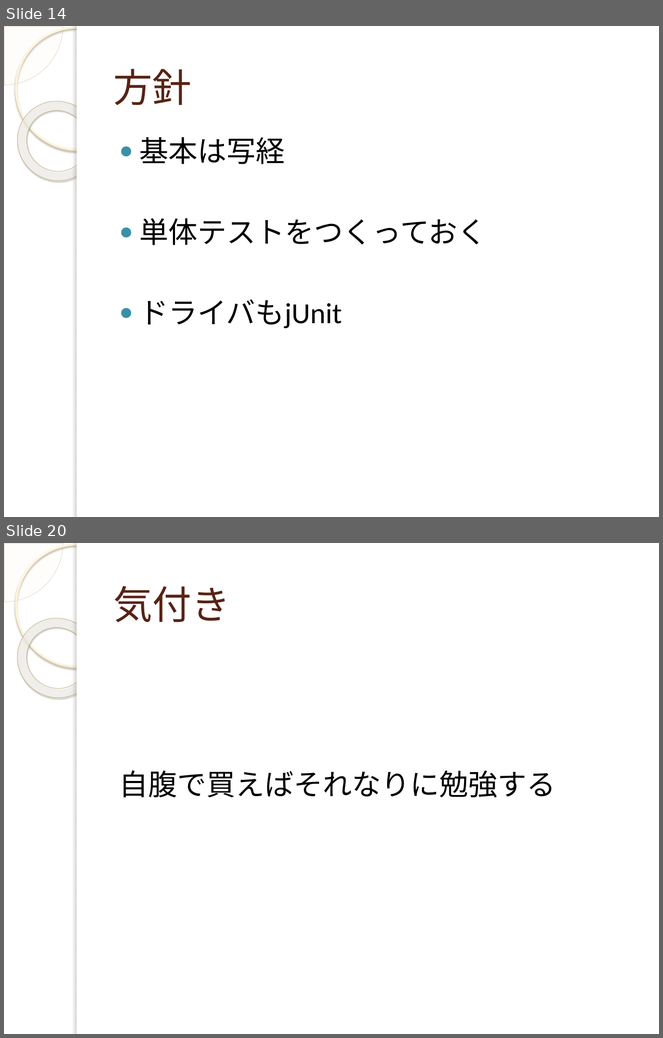
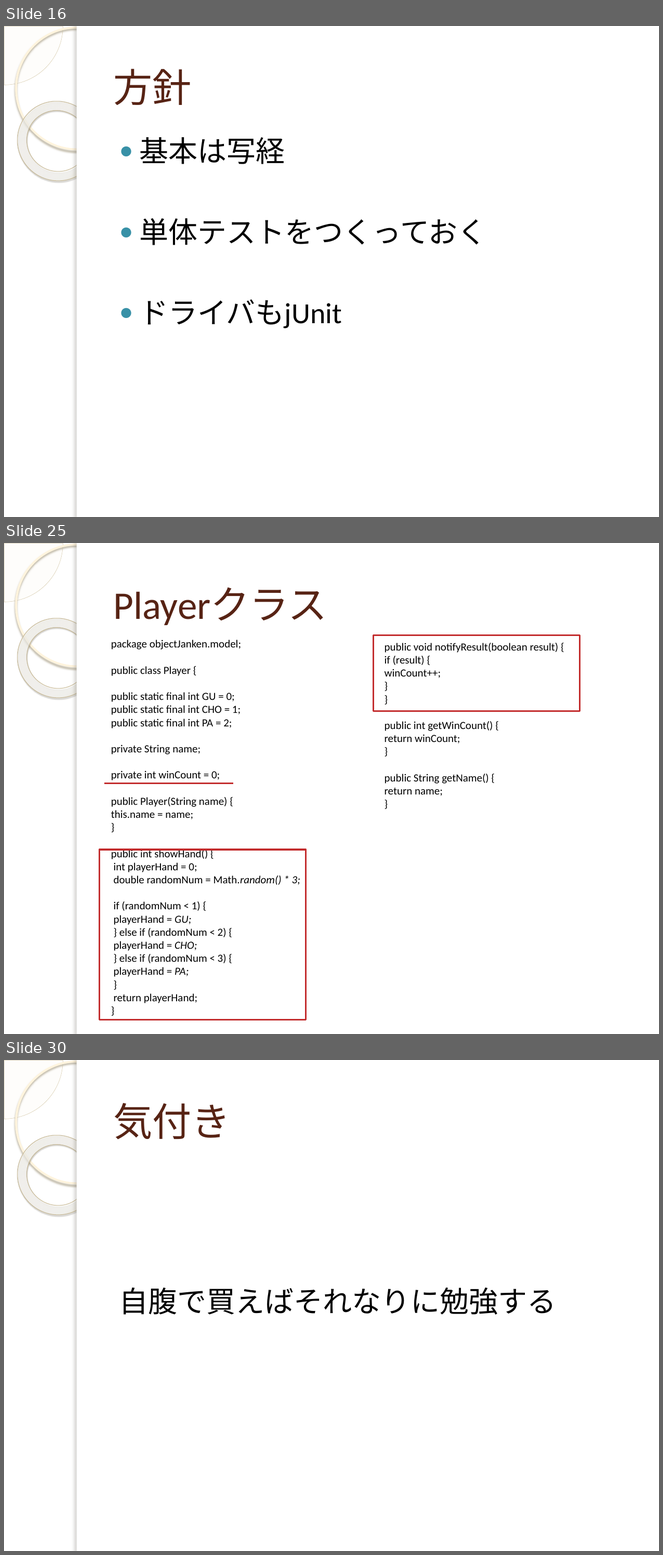
Before and after one commit to yuridonus/FEstudy, a slide deck: objectStudy.pptx. Shown one above the other, each under a label of ours: slides 14 and 20 before the commit, slides 16, 25 and 30 after it; the slides between them are not shown. The pictures are 663x1038 and 663x1555 pixels, drawn with LibreOffice and Linux fonts; fonts in the diff are those of the drawing; background and template pictures are left out. Boxes give left, top, right and bottom in pixels: in the first picture for what was removed or moved away, otherwise in the second. Text is boxed around its words. In the diff, an @@ line names an element or a change of style, - is before the commit and + after.

```diff
--- a/objectStudy.pptx
+++ b/objectStudy.pptx
@@ slide 25 added at (x1=4, y1=543, x2=659, y2=1034), background picture (left out); not listed: 5 template elements that a slide beside it also shows @@
@@ title added at (x1=113, y1=587, x2=327, y2=625), 43 pt, text #572314 @@
+Playerクラス
@@ rectangle added at (x1=374, y1=636, x2=580, y2=711), outline #C32D2E 2 pt @@
@@ text added at (x1=111, y1=640, x2=300, y2=1004), 12 pt, text #000000 @@
+package objectJanken.model;
+public class Player {
+public static final int GU = 0;
+public static final int CHO = 1;
+public static final int PA = 2;
+private String name;
+private int winCount = 0;
+public Player(String name) {
+this.name = name;
+}
+public int showHand() {
+int playerHand = 0;
+double randomNum = Math.random() * 3;
+if (randomNum < 1) {
+playerHand = GU;
+} else if (randomNum < 2) {
+playerHand = CHO;
+} else if (randomNum < 3) {
+playerHand = PA;
+}
+return playerHand;
+}
@@ text added at (x1=385, y1=643, x2=559, y2=796), 12 pt, text #000000 @@
+public void notifyResult(boolean result) {
+if (result) {
+winCount++;
+}
+}
+public int getWinCount() {
+return winCount;
+}
+public String getName() {
+return name;
+}
@@ line added from (105, 783) to (233, 783), #C32D2E 2 pt @@
@@ rectangle added at (x1=100, y1=850, x2=306, y2=1020), outline #C32D2E 2 pt @@
@@ what was slide 14 is now slide 16 @@
@@ what was slide 20 is now slide 30 @@
```
Also in this commit, not shown: 13 slides changed, 14 other slides added, 5 slides removed.
